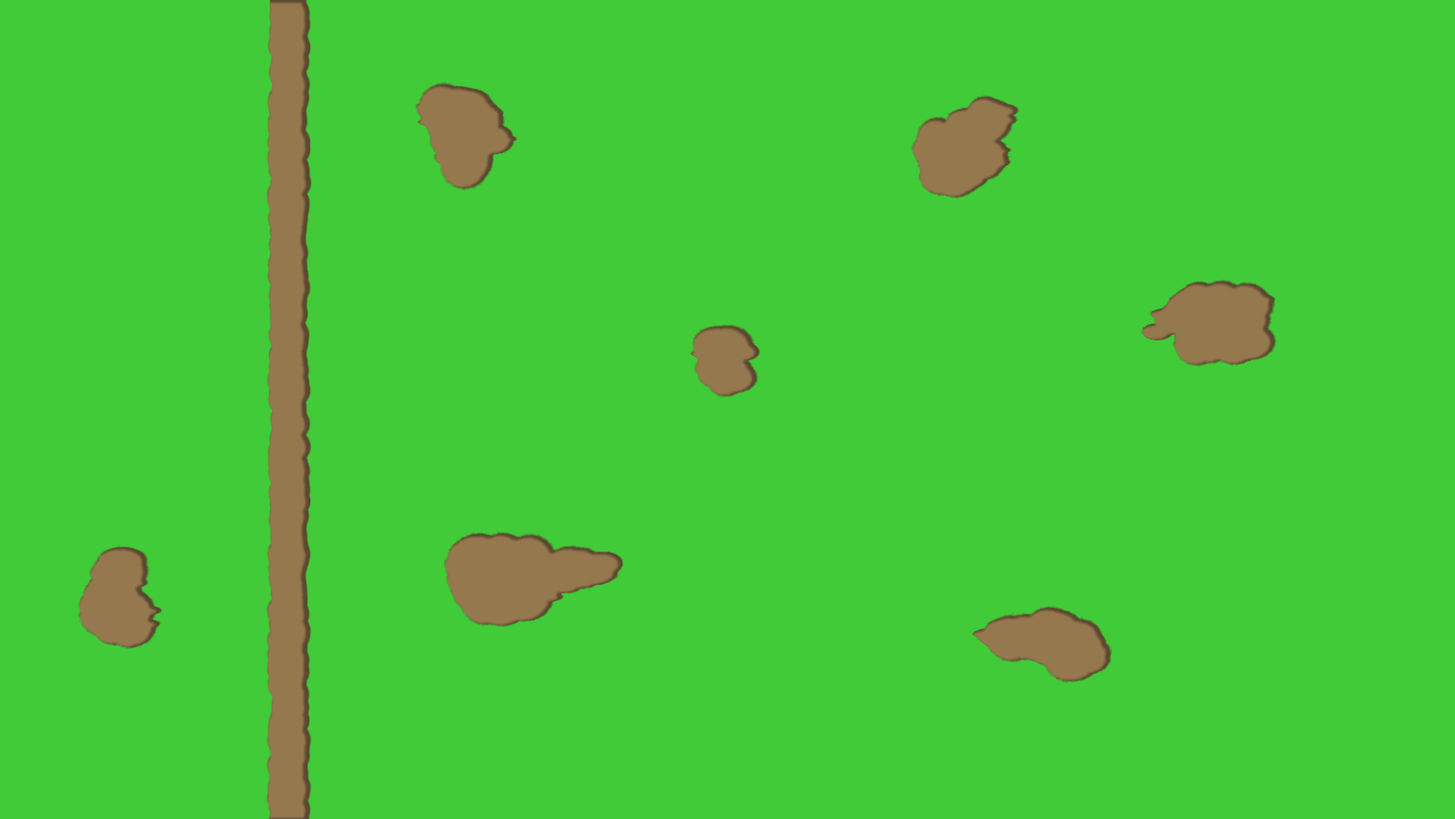
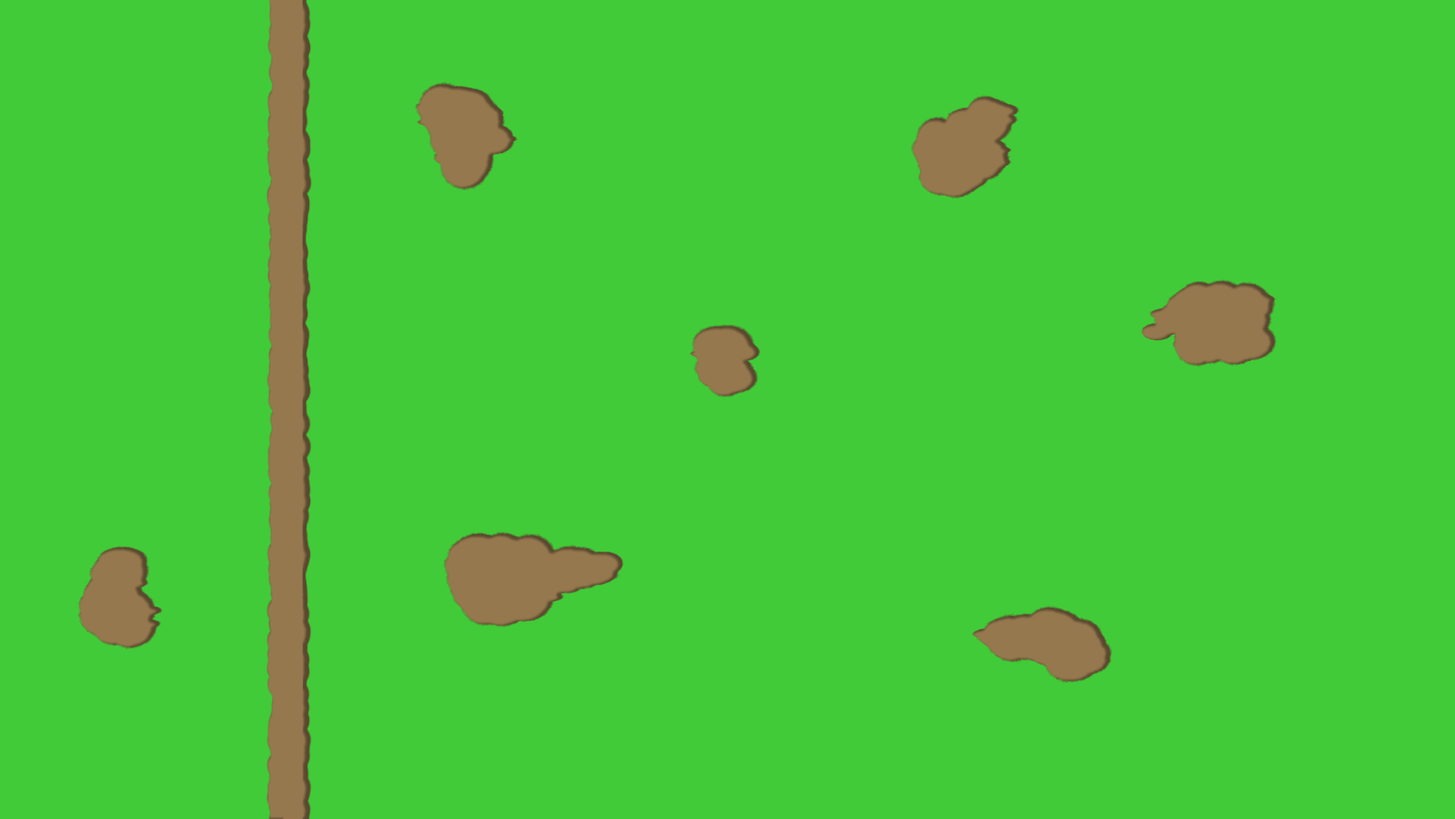
Layered file, before and after one edit (1455x819). Changes by layer:
added layer "Ebene 5" above "Ebene 4" over [269, 0, 304, 819]
